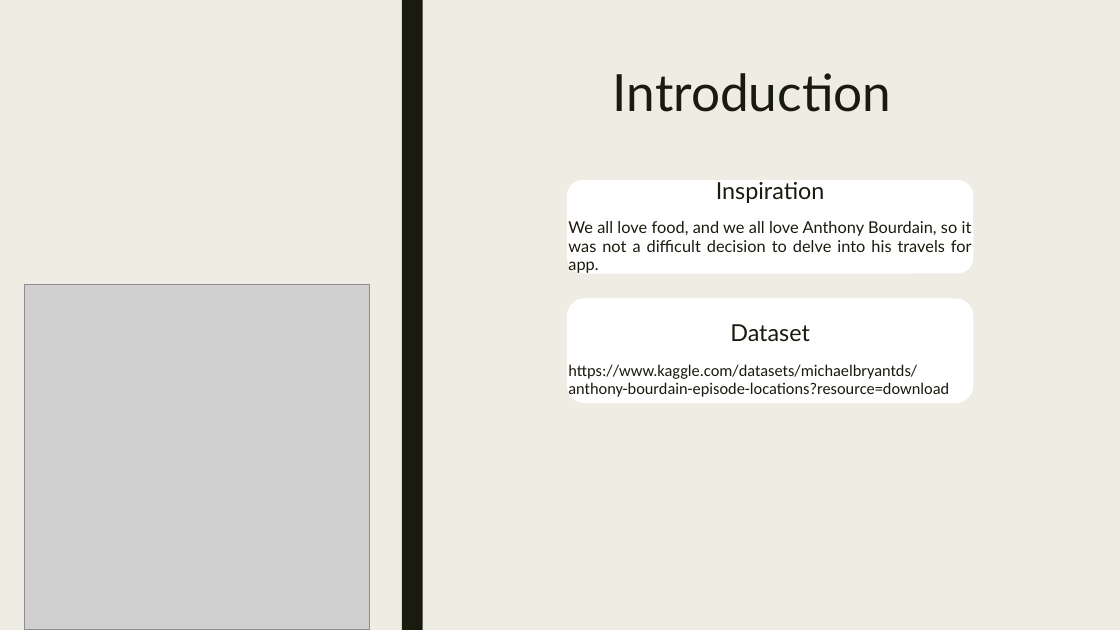
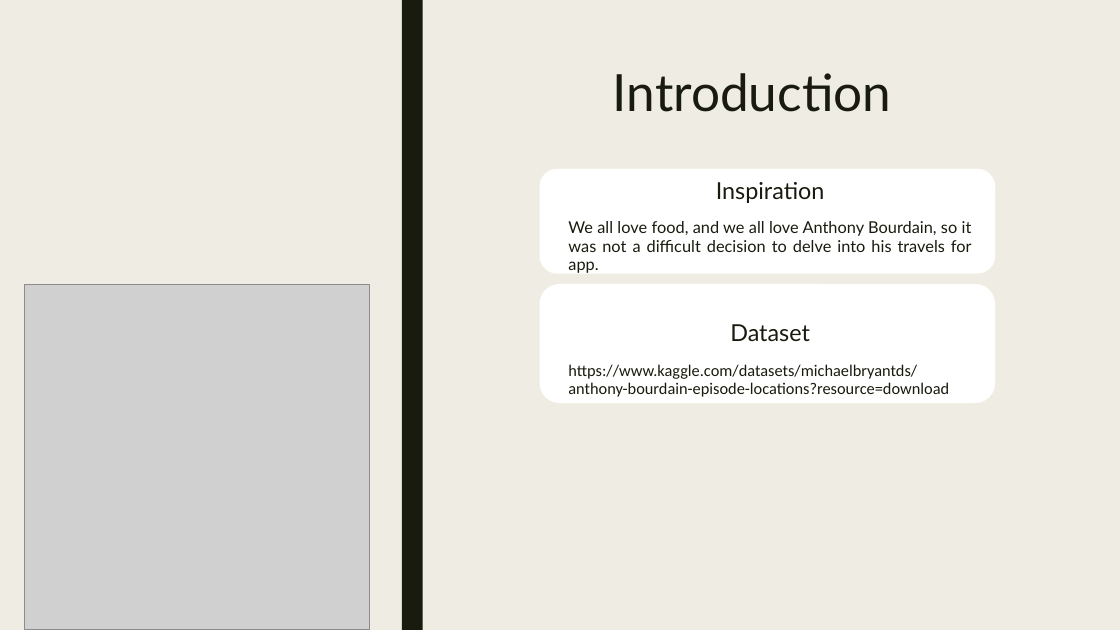
Before and after one commit to LosDelaro/Project-3, a slide deck: slide 2 of Anthony Bourdain’s Travels.pptx. Drawn at 1120x630 pixels with LibreOffice and Linux fonts; fonts in the diff are those of the drawing; grey boxes stand for pictures. Boxes give left, top, right and bottom in pixels: in the first picture for what was removed or moved away, otherwise in the second. Text is boxed around its words. In the diff, an @@ line names an element or a change of style, - is before the commit and + after.

```diff
--- a/Anthony Bourdain’s Travels.pptx
+++ b/Anthony Bourdain’s Travels.pptx
@@ rounded rectangle: place and size @@
-rounded rectangle at <box>567,180,974,273</box>
+rounded rectangle at <box>539,169,995,274</box>
@@ rounded rectangle: place and size @@
-rounded rectangle at <box>567,298,974,403</box>
+rounded rectangle at <box>539,284,995,403</box>
```
Also in this commit, not shown: 3 other slides changed, 6 slides added, 1 slide removed, 2 other files.
